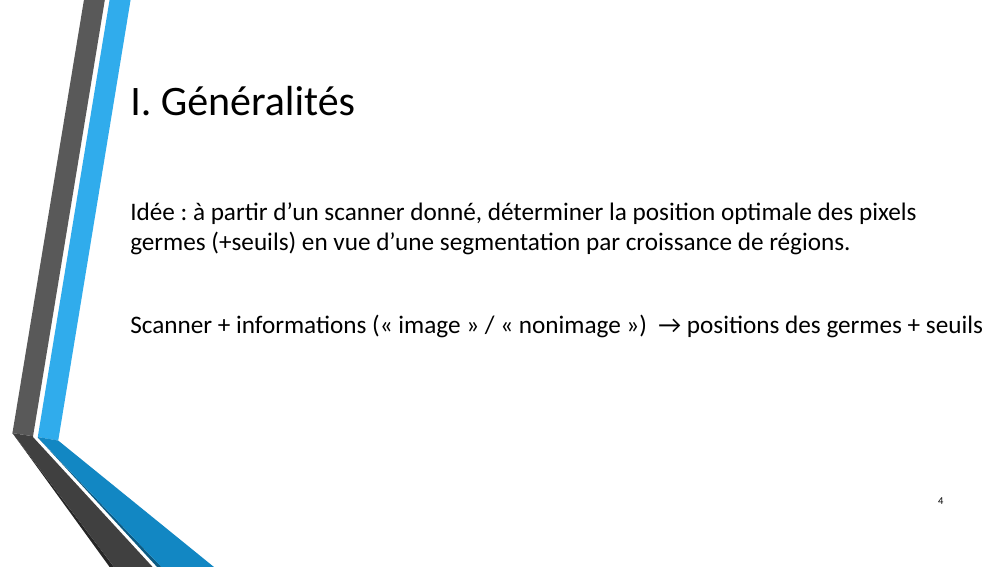
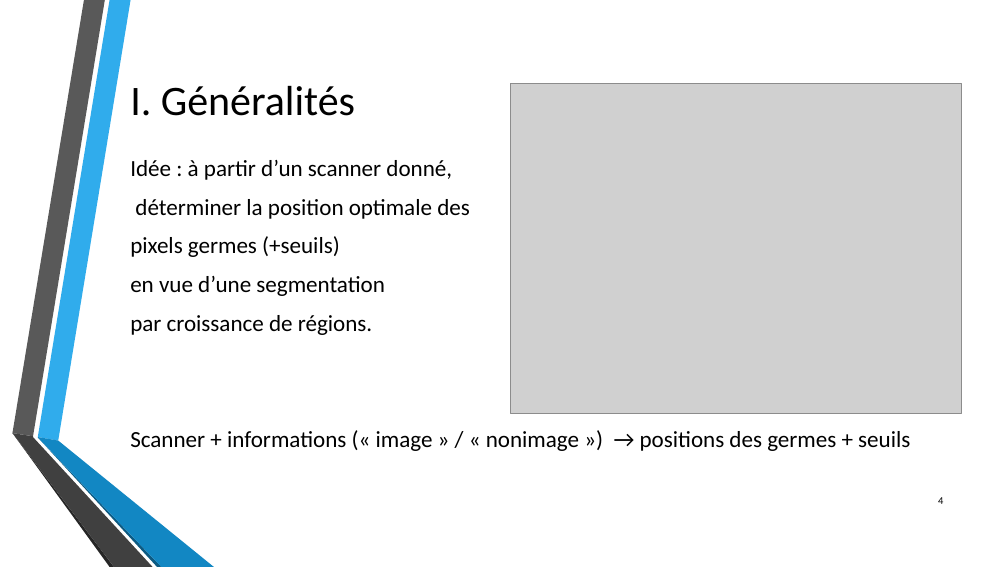
Before and after one commit to byZipo/Dossiers-Stage, a slide deck: slide 4 of Travail realise/Présentations/Utilisation du RàPC pour la segmentation d’images.pptx. Drawn at 1008x567 pixels with LibreOffice and Linux fonts; fonts in the diff are those of the drawing; grey boxes stand for pictures; background and template pictures are left out. Boxes give left, top, right and bottom in pixels: in the first picture for what was removed or moved away, otherwise in the second. Text is boxed around its words. In the diff, an @@ line names an element or a change of style, - is before the commit and + after.

Commit message:
maj powerpoint presentation 1

```diff
--- a/Travail realise/Présentations/Utilisation du RàPC pour la segmentation d’images.pptx
+++ b/Travail realise/Présentations/Utilisation du RàPC pour la segmentation d’images.pptx
@@ picture added at (x1=511, y1=83, x2=962, y2=414) @@
@@ text at (x1=130, y1=160, x2=470, y2=335): text changed; size 24 to 22 pt @@
-Idée : à partir d’un scanner donné, déterminer la position optimale des pixels germes (+seuils) en vue d’une segmentation par croissance de régions.
+Idée : à partir d’un scanner donné,
+déterminer la position optimale des
+pixels germes (+seuils)
+en vue d’une segmentation
+par croissance de régions.
@@ text at (x1=130, y1=431, x2=910, y2=451): size 24 to 22 pt in "Scanner + informations (« image » / ..." @@
```
Also in this commit, not shown: 1 other slide changed.
